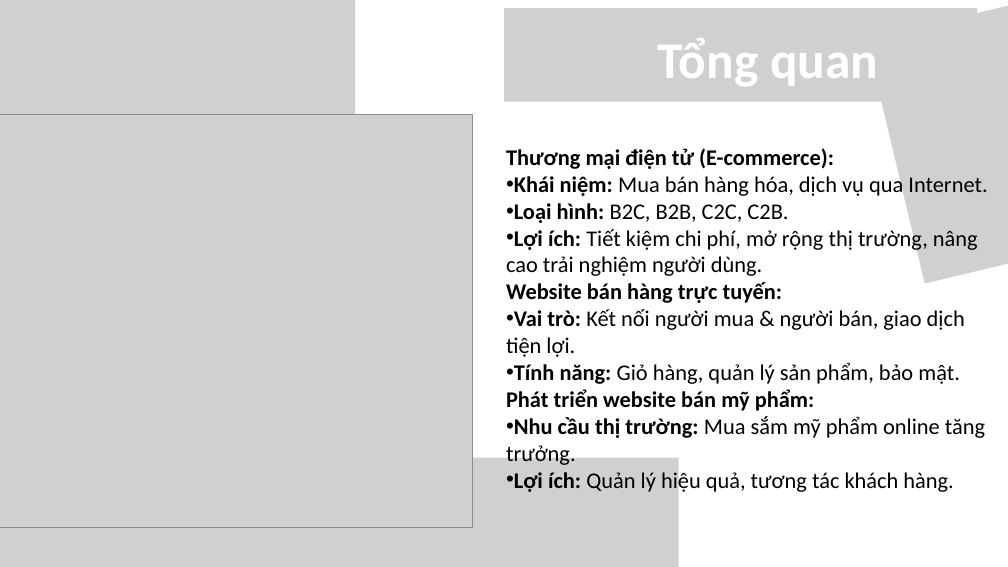
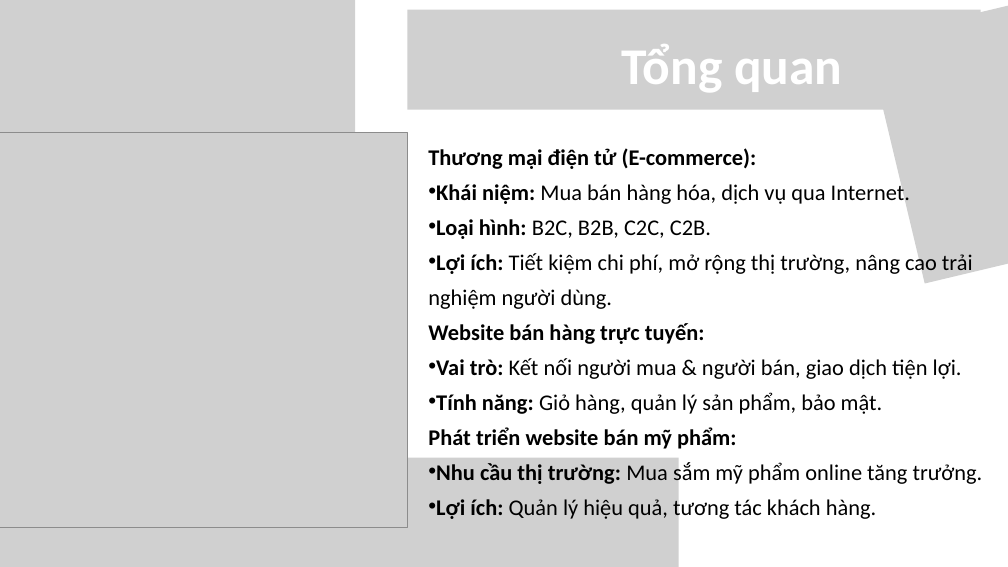
Before and after one commit to tuyethuetv/cn-da21ttb-latuyethue-xaydungwebsitebanmypham, a slide deck: slide 7 of thesis/abs/pwp.pptx. Drawn at 1008x567 pixels with LibreOffice and Linux fonts; fonts in the diff are those of the drawing; grey boxes stand for pictures; background and template pictures are left out. Boxes give left, top, right and bottom in pixels: in the first picture for what was removed or moved away, otherwise in the second. Text is boxed around its words. In the diff, an @@ line names an element or a change of style, - is before the commit and + after.

```diff
--- a/thesis/abs/pwp.pptx
+++ b/thesis/abs/pwp.pptx
@@ picture resized from (x1=504, y1=8, x2=977, y2=102) to (x1=407, y1=10, x2=980, y2=110) @@
@@ text "Tổng quan" moved from (x1=658, y1=38, x2=878, y2=86) to (x1=622, y1=44, x2=842, y2=92) @@
@@ picture resized from (x1=0, y1=114, x2=472, y2=528) to (x1=0, y1=133, x2=407, y2=527) @@
@@ text "Thương mại điện tử (E-commerce):" moved from (x1=506, y1=148, x2=987, y2=494) to (x1=428, y1=148, x2=983, y2=521) @@
@@ text "Thương mại điện tử (E-commerce):" at (x1=428, y1=148, x2=983, y2=521): line spacing 1 to 50pt @@
```
Also in this commit, not shown: 10 other slides changed, 1 other file.
